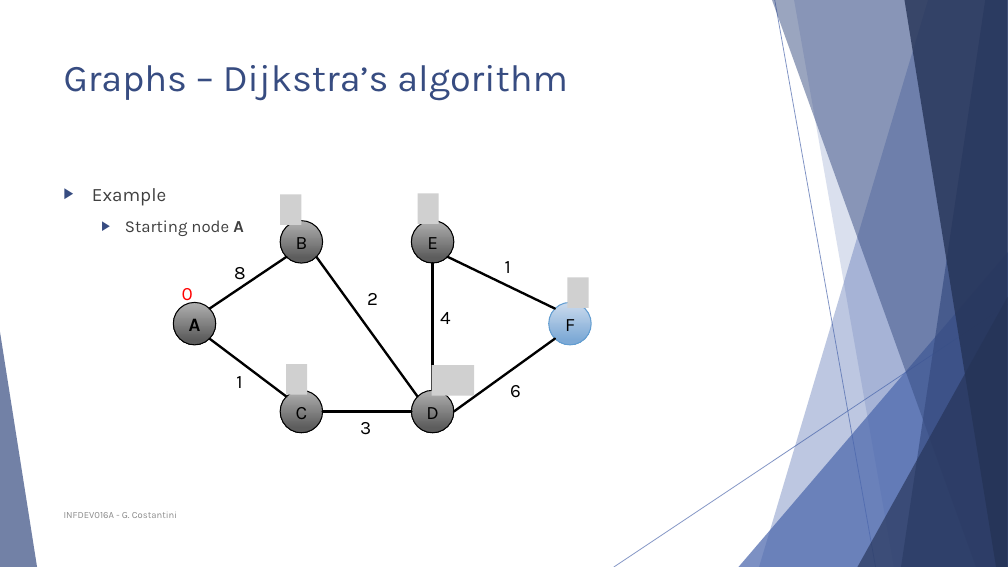
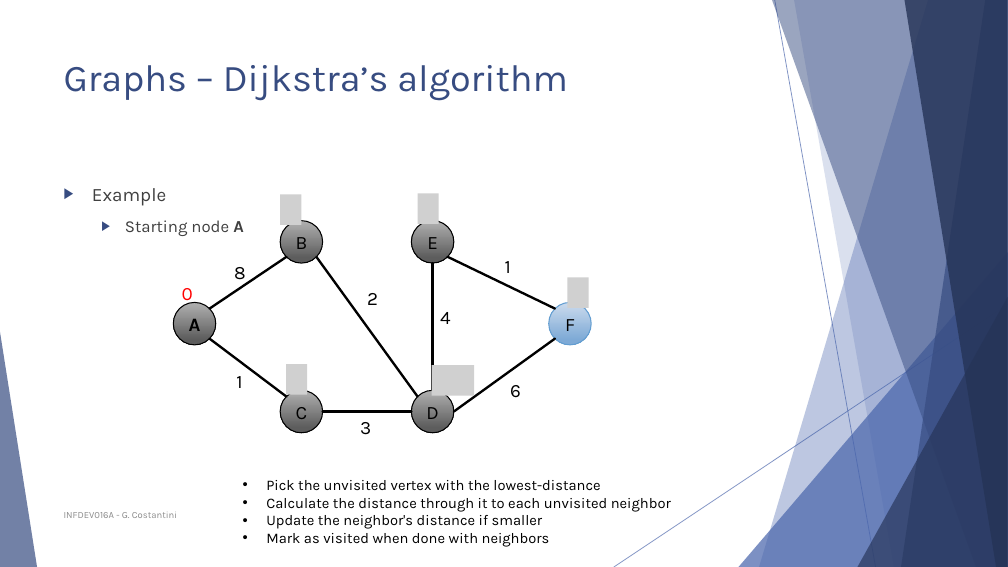
Before and after one commit to polyanos/INFDEV01-6A, a slide deck: slide 42 of Slides/Week 5 - Graphs.pptx (slide 45 before the commit). Drawn at 1008x567 pixels with LibreOffice and Linux fonts; fonts in the diff are those of the drawing; grey boxes stand for pictures. Boxes give left, top, right and bottom in pixels: in the first picture for what was removed or moved away, otherwise in the second. Text is boxed around its words. In the diff, an @@ line names an element or a change of style, - is before the commit and + after.

```diff
--- a/Slides/Week 5 - Graphs.pptx
+++ b/Slides/Week 5 - Graphs.pptx
@@ text added at <box>266,480,671,547</box>, 14 pt, text #000000 @@
+  • Pick the unvisited vertex with the lowest-distance
+  • Calculate the distance through it to each unvisited neighbor
+  • Update the neighbor's distance if smaller
+  • Mark as visited when done with neighbors
```
Also in this commit, not shown: 28 other slides changed, 1 slide added.
